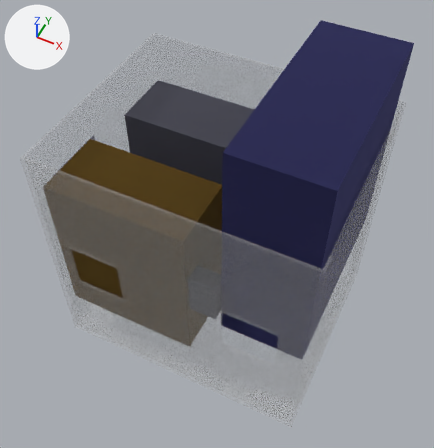
The glTF model assemblies/grid-container/commercial-ac/assembly-exploded.glb, before and after one commit.
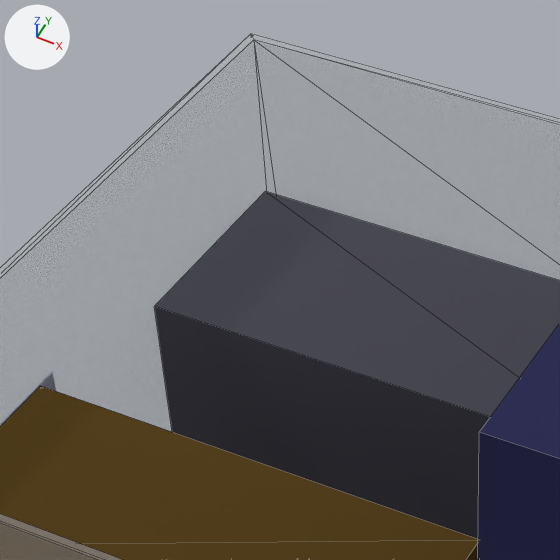
Each version is shown whole from a 50 mm camera at (2013.0, -4142.0, 6656.0) aimed at (-2.0, -111.0, 1618.0), then close up on the part from 18% to 57% of the width and 5% to 43% of the height. Lighting does not change. The marker at upper left points along +X, +Y and +Z. The last two pictures show the newer version. The close-ups show mesh edges as thin lines. Where no turn or scale is listed for an object, it has been applied to the vertices. Vertices at exactly the same position are counted once.

Script lines for the objects in view, before the commit:
```python
me_container_shell = bpy.data.meshes.new('container_shell')
me_container_shell.from_pydata(...)  # 56 vertices, 124 faces; spans x -1496.0..1496.0, y -1219.0..1219.0, z -1448.0..1448.0
me_container_shell.materials.append(mat_mat_0)  # light grey #d9d9d9
me_grd_lvs_001 = bpy.data.meshes.new('GRD-LVS-001')
me_grd_lvs_001.from_pydata(...)  # a box spanning x -915.0..915.0, y -381.0..381.0, z -1162.0..1162.0
me_grd_lvs_001.materials.append(mat_mat_3)  # grey #73737f
# before: 0 (915.0, -381.0, -1162.0), 1 (915.0, -381.0, 1162.0), 2 (-915.0, -381.0, -1162.0), 3 (-915.0, -381.0, 1162.0) at pixel (154, 306), 4 (915.0, 381.0, -1162.0)
# before: 5 (915.0, 381.0, 1162.0), 6 (-915.0, 381.0, -1162.0), 7 (-915.0, 381.0, 1162.0) at pixel (265, 191)
me_grd_swg_001 = bpy.data.meshes.new('GRD-SWG-001')
me_grd_swg_001.from_pydata(...)  # a box spanning x -457.0..457.0, y -1080.0..1080.0, z -1207.0..1207.0
me_grd_swg_001.materials.append(mat_mat_2)  # blue #4c4c7f
ob_container_shell = bpy.data.objects.new('container_shell', me_container_shell)
ob_container_shell.location = (0.0, 0.0, 1448.0)
ob_grd_lvs_001 = bpy.data.objects.new('GRD-LVS-001', me_grd_lvs_001)
ob_grd_lvs_001.location = (-510.0, 737.0, 1162.0)
ob_grd_swg_001 = bpy.data.objects.new('GRD-SWG-001', me_grd_swg_001)
ob_grd_swg_001.location = (967.0, 38.0, 2407.0)
# also in view: 'GRD-XFM-001' at (-634.0, -707.0, 1530.0)
```
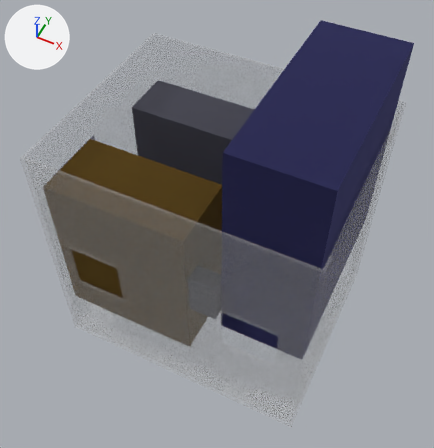
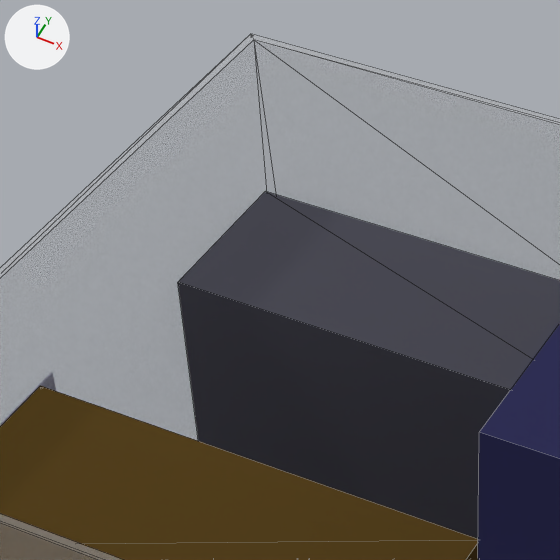
Where the newer file only moved an object's origin or applied its transform, the numbers keep the older frame.

The change in detail:
me_grd_lvs_001 is used by ob_grd_lvs_001; location (-510.0, 737.0, 1162.0).
Verts and faces of me_grd_lvs_001; kept vertices keep their numbers, new ones are numbered from 8.
me_grd_lvs_001 had 8 vertices, 12 faces and spanned x -915.0..915.0, y -381.0..381.0, z -1162.0..1162.0.
me_grd_lvs_001 now has 8 vertices, 12 faces and spans x -915.0..915.0, y -229.0..381.0, z -1162.0..1162.0.
Part 1, on me_grd_lvs_001:
Faces deleted: (0, 4, 5), (0, 5, 1), (2, 7, 6), (2, 3, 7).
Vertices 0 to 3 move by (0.0, 152.0, 0.0).
New faces: (0, 4, 1), (1, 4, 5), (2, 3, 6), (3, 7, 6).

Pixel boxes (x1, y1, x2, y2) of what changed, in the close-ups (560 x 560 px; the box of a moved part takes in the faces that stretch with it):
part 1 of me_grd_lvs_001, moved or reshaped
    before: (154, 199, 534, 442)
    after: (178, 199, 534, 442)
